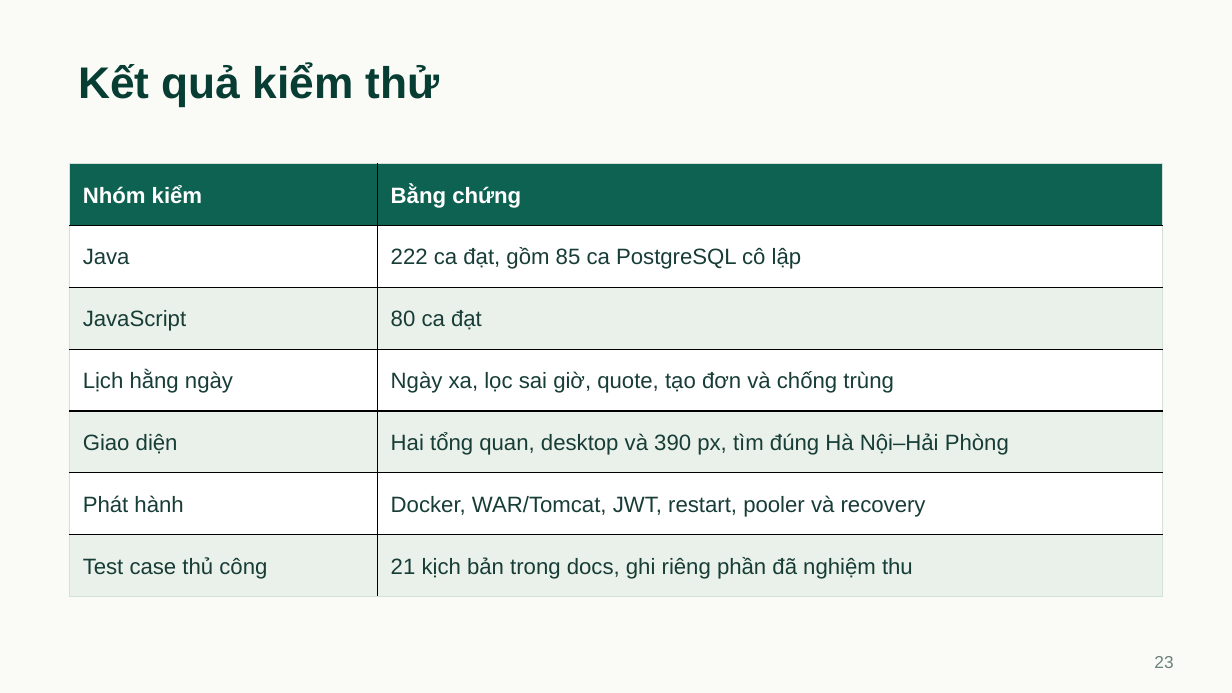
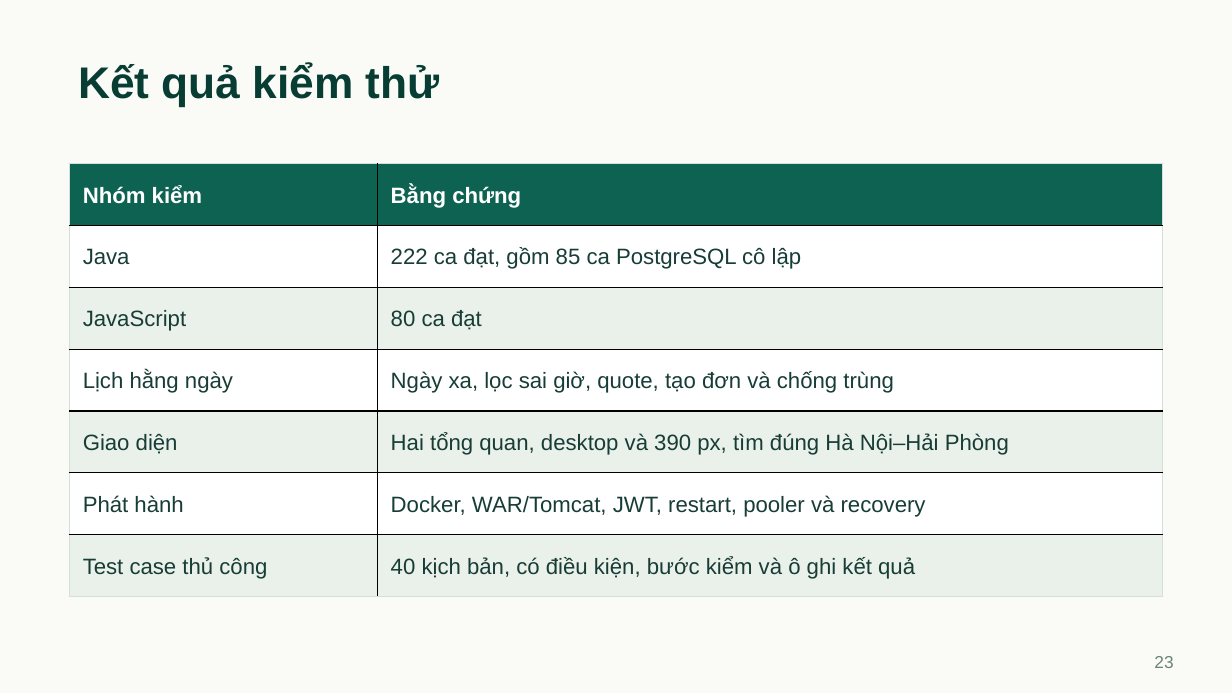
Before and after one commit to hieuv526034/vietroute-web, a slide deck: slide 23 of docs/05-ke-hoach/bao-cao/Thuyet_trinh_VietRoute.pptx. Drawn at 1232x693 pixels with LibreOffice and Linux fonts; fonts in the diff are those of the drawing. Boxes give left, top, right and bottom in pixels: in the first picture for what was removed or moved away, otherwise in the second. Text is boxed around its words. In the diff, an @@ line names an element or a change of style, - is before the commit and + after.

Commit message:
Đồng bộ tài liệu thi, PowerPoint và 40 ca nghiệm thu (docs)
Cập nhật hướng dẫn liên hệ và lịch cố định, bảng chuẩn bị thi và hỏi đáp theo 11 migration cùng kết quả kiểm hiện hành. Bổ sung điều kiện, bước, kết quả mong đợi và biên bản cho 40 kịch bản.

Kiểm tra: format/format:check/rules/docs, 242 liên kết, 40 mã ca duy nhất và gói PPTX 28 slide/13 bảng đạt. Word nháp chờ kiểm bản in theo lựa chọn của chủ dự án, không đưa vào bộ nộp.

```diff
--- a/docs/05-ke-hoach/bao-cao/Thuyet_trinh_VietRoute.pptx
+++ b/docs/05-ke-hoach/bao-cao/Thuyet_trinh_VietRoute.pptx
@@ table at <box>69,164,1163,597</box> @@
-row 7, column 2: 21 kịch bản trong docs, ghi riêng phần đã nghiệm thu
+row 7, column 2: 40 kịch bản, có điều kiện, bước kiểm và ô ghi kết quả
```
Also in this commit, not shown: 2 other slides changed, 5 other files.
